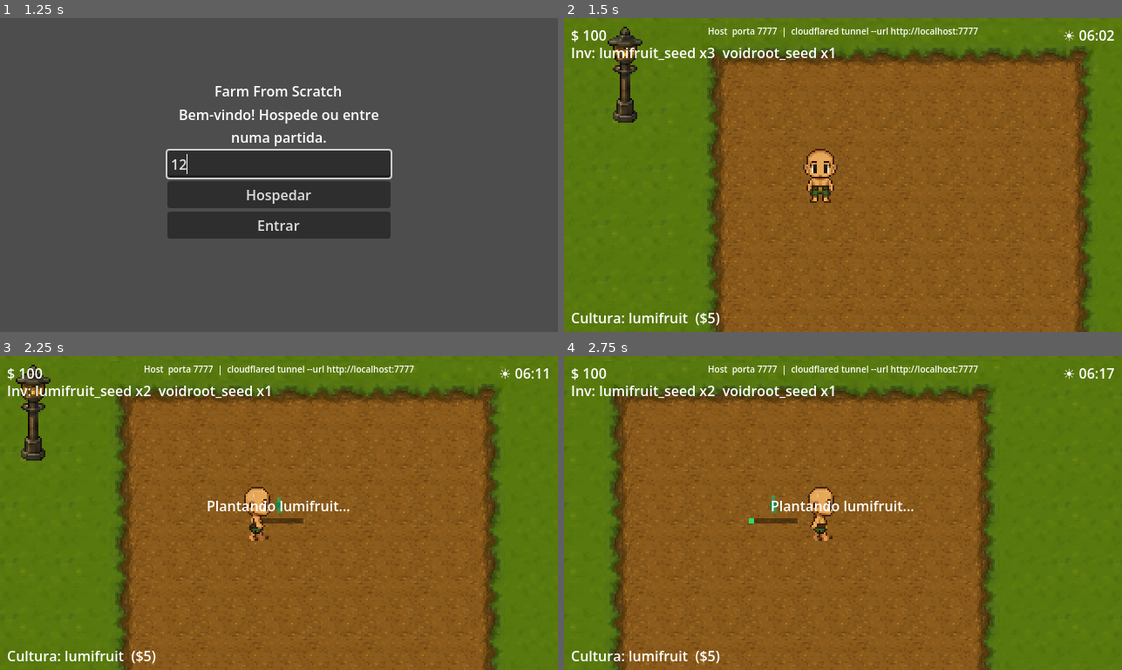
Above: before the commit, frames 1-4 (two rows, left to right).
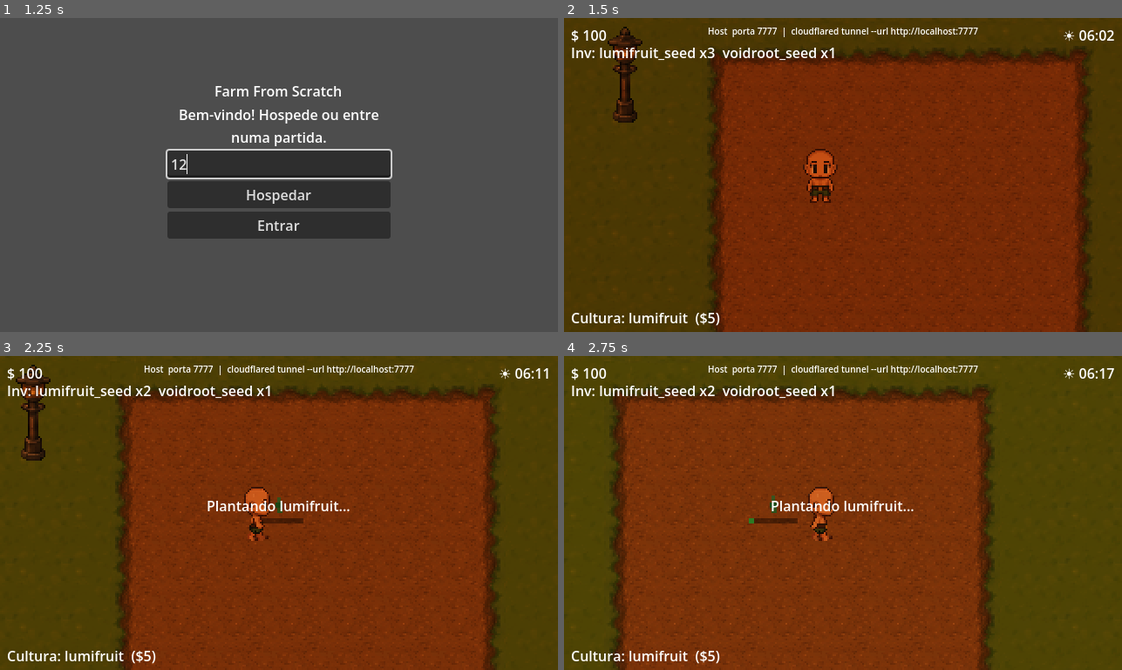
Above: after the commit, the same moments.

Repository: BrunoKagami/farm-from-scratch
Game: Godot game, scene res://scenes/Lobby.tscn
Same seed, same stepped clock (60 frames per second), same inputs: the game is played once before the commit and once after it.
Inputs (mouse positions are in pixels of both pictures, inside the frame that each line leads up to):
- Up to frame 1 (1.25 s): click (279, 165) at 0.52 s; type "12" at 0.6 s
- Up to frame 2 (1.5 s): click "Hospedar" at 1.25 s
- Up to frame 3 (2.25 s): tap Enter at 2 s; move the mouse to (401, 497) at 2.02 s; hold Right (ui_right) from 2.03 s (still down); hold E (interact) from 2.03 s (still down); click (401, 497) at 2.17 s
- Up to frame 4 (2.75 s): keep holding Right (ui_right); keep holding E (interact)

Frame 1 is identical in both runs. In frame 2, 98% of the frame differs, in the area x 0-100%, y 0-100%; in frame 3, 98%; in frame 4, 97%.

Commit message:
feat: day/night lighting via CanvasModulate — dawn orange, day white, sunset red, night blue

Diff:
--- a/scripts/DayNight.gd
+++ b/scripts/DayNight.gd
@@ -1,31 +1,41 @@
 extends Node
 
-const DAY_DURATION    := 120.0   # segundos reais por dia completo
-const SYNC_INTERVAL   := 5.0     # host manda sync a cada N segundos
-const SMOOTH_THRESHOLD := 0.02   # ~29 min de jogo — acima disso snap
-const LERP_SPEED      := 2.0     # velocidade de correção suave (por segundo)
+const DAY_DURATION     := 120.0
+const SYNC_INTERVAL    := 5.0
+const SMOOTH_THRESHOLD := 0.02
+const LERP_SPEED       := 2.0
 
-var time_of_day := 0.25          # 0.0–1.0, começa 06:00
+var time_of_day := 0.25
 var _sync_timer := 0.0
-var _target_time := -1.0         # -1 = sem target pendente
+var _target_time := -1.0
+
+# Pontos de cor ao longo do dia (time_of_day 0.0–1.0 = 00:00–24:00)
+const SKY := [
+	[0.000, Color(0.04, 0.04, 0.12)],  # 00:00 meia-noite
+	[0.208, Color(0.05, 0.05, 0.14)],  # 05:00 pré-amanhecer
+	[0.250, Color(0.85, 0.45, 0.20)],  # 06:00 amanhecer laranja
+	[0.292, Color(1.00, 0.85, 0.70)],  # 07:00 manhã dourada
+	[0.333, Color(1.00, 1.00, 1.00)],  # 08:00 dia pleno
+	[0.750, Color(1.00, 0.95, 0.85)],  # 18:00 tarde quente
+	[0.792, Color(0.90, 0.45, 0.15)],  # 19:00 pôr do sol
+	[0.833, Color(0.20, 0.10, 0.28)],  # 20:00 crepúsculo
+	[0.875, Color(0.04, 0.04, 0.12)],  # 21:00 noite
+	[1.000, Color(0.04, 0.04, 0.12)],  # 24:00 meia-noite
+]
 
 func _process(delta: float) -> void:
 	if multiplayer.is_server():
 		time_of_day += delta / DAY_DURATION
 		if time_of_day >= 1.0:
 			time_of_day -= 1.0
-
 		_sync_timer += delta
 		if _sync_timer >= SYNC_INTERVAL:
 			_sync_timer = 0.0
 			rpc("_receive_time", time_of_day)
 	else:
-		# Avança o clock local para manter fluidez entre syncs
 		time_of_day += delta / DAY_DURATION
 		if time_of_day >= 1.0:
 			time_of_day -= 1.0
-
-		# Aplica correção pendente
 		if _target_time >= 0.0:
 			var diff := _angular_diff(time_of_day, _target_time)
 			if abs(diff) < 0.001:
@@ -34,6 +44,7 @@
 				time_of_day = _lerp_angle(time_of_day, _target_time, LERP_SPEED * delta)
 
 	_update_hud()
+	_update_light()
 
 @rpc("authority", "reliable")
 func _receive_time(server_time: float) -> void:
@@ -41,16 +52,27 @@
 		return
 	var diff: float = abs(_angular_diff(time_of_day, server_time))
 	if diff >= SMOOTH_THRESHOLD:
-		# Drift grande: snap imediato
 		time_of_day = server_time
 		_target_time = -1.0
 	else:
-		# Drift pequeno: correção suave
 		_target_time = server_time
+
+func _sky_color() -> Color:
+	for i in range(SKY.size() - 1):
+		var t0: float = SKY[i][0]
+		var t1: float = SKY[i + 1][0]
+		if time_of_day >= t0 and time_of_day < t1:
+			var f := (time_of_day - t0) / (t1 - t0)
+			return (SKY[i][1] as Color).lerp(SKY[i + 1][1] as Color, f)
+	return SKY[0][1] as Color
+
+func _update_light() -> void:
+	var cm := get_node_or_null("/root/World/CanvasModulate")
+	if cm:
+		cm.color = _sky_color()
 
 func _angular_diff(a: float, b: float) -> float:
 	var d := b - a
-	# Envolve diferença no range [-0.5, 0.5] para lidar com virada de dia
 	if d > 0.5:  d -= 1.0
 	if d < -0.5: d += 1.0
 	return d
